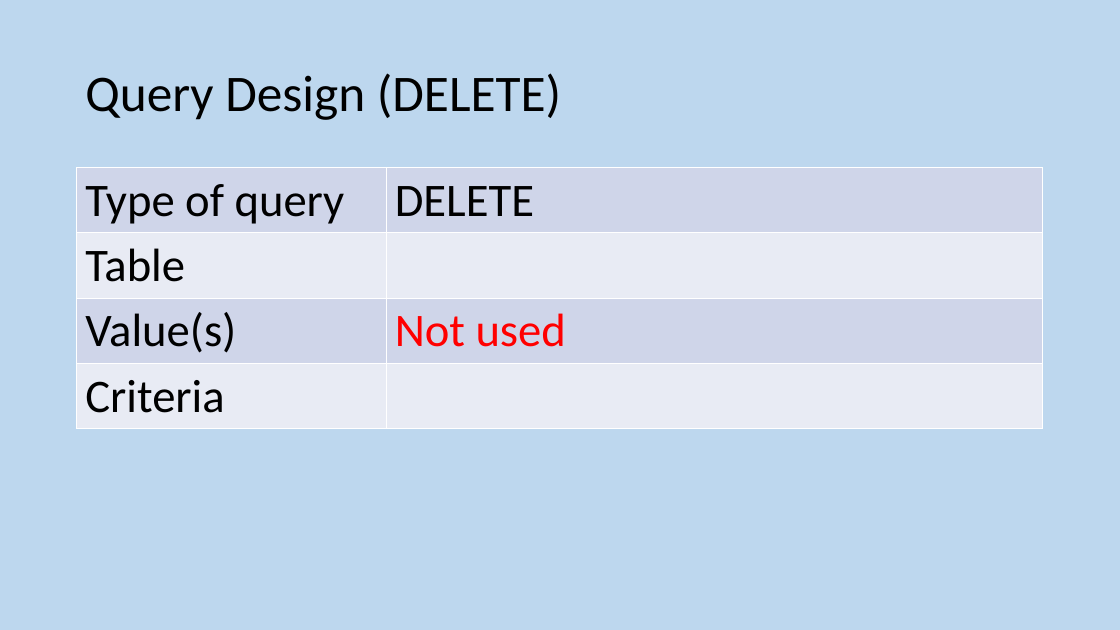
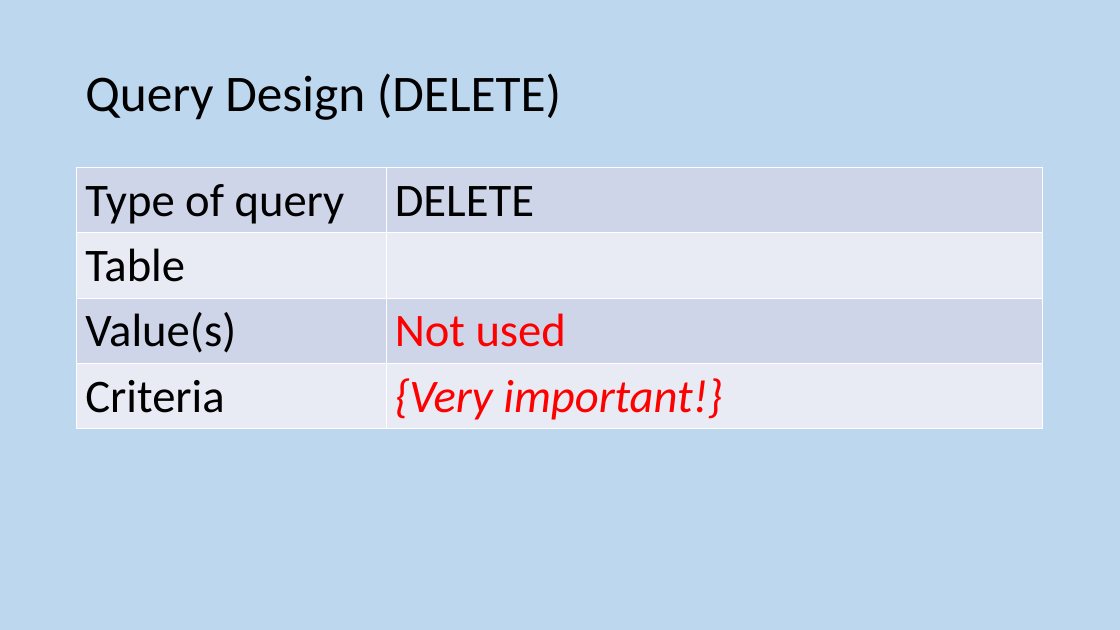
Before and after one commit to MrFriendCS/MrFriendCS.github.io, a slide deck: slide 195 of n5-cs/ddd/N5 CS DDD Slides.pptx. Drawn at 1120x630 pixels with LibreOffice and Linux fonts; fonts in the diff are those of the drawing. Boxes give left, top, right and bottom in pixels: in the first picture for what was removed or moved away, otherwise in the second. Text is boxed around its words. In the diff, an @@ line names an element or a change of style, - is before the commit and + after.

```diff
--- a/n5-cs/ddd/N5 CS DDD Slides.pptx
+++ b/n5-cs/ddd/N5 CS DDD Slides.pptx
@@ table at box(77, 168, 1044, 426) @@
-row 4, column 2: 
+row 4, column 2: {Very important!}
```
Also in this commit, not shown: 3 other slides changed, 6 other files.
